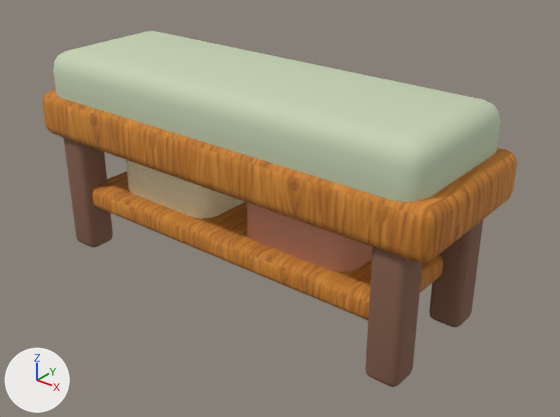
The Blender file assets-source/blender/bench.blend: old version first, new version second.
The view is the same before and after, from a 50 mm lens placed at (1.037, -1.209, 0.95), pointed at (0.062, 0.009, 0.195). Arrows for +X, +Y and +Z are at lower left; the lights stay in place. The picture after the commit comes second.

Before the edit, the objects in view are built like this:
```python
ob_bench_connected_seat_frame = bpy.data.objects.new('bench_connected_seat_frame', me_cube_155)
ob_bench_connected_seat_frame.location = (0.0, 0.0, 0.343)
ob_bench_leg = bpy.data.objects.new('bench_leg', me_cube_158)
ob_bench_leg.location = (-0.44, -0.126, 0.172)
ob_bench_leg_002 = bpy.data.objects.new('bench_leg.002', me_cube_160)
ob_bench_leg_002.location = (0.44, -0.126, 0.172)
ob_bench_leg_003 = bpy.data.objects.new('bench_leg.003', me_cube_161)
ob_bench_leg_003.location = (0.44, 0.126, 0.172)
ob_bench_lower_shelf = bpy.data.objects.new('bench_lower_shelf', me_cube_157)
ob_bench_lower_shelf.location = (0.0, 0.0, 0.14)
ob_bench_storage_basket = bpy.data.objects.new('bench_storage_basket', me_cube_162)
ob_bench_storage_basket.location = (-0.2, 0.0, 0.213)
ob_bench_storage_basket_001 = bpy.data.objects.new('bench_storage_basket.001', me_cube_163)
ob_bench_storage_basket_001.location = (0.18, 0.0, 0.213)
ob_bench_textured_cushion = bpy.data.objects.new('bench_textured_cushion', me_cube_156)
ob_bench_textured_cushion.location = (0.0, 0.0, 0.421)
ob_bench_textured_cushion.scale = (0.998, 1.0, 1.0)
```
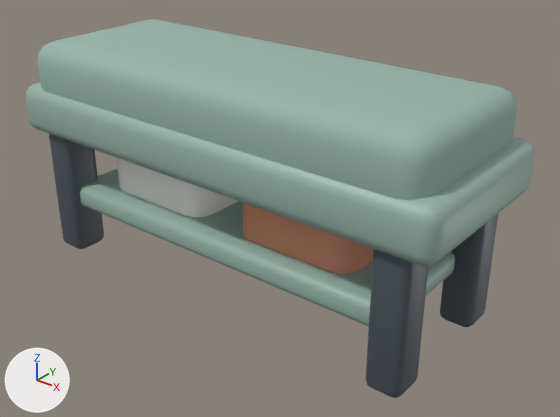
Where the newer file only moved an object's origin or applied its transform, the numbers keep the older frame.

What changed in the scene script:
```text
Change mat_wood_honey_textured:
    remove mat_wood_honey_textured.texture = img_handpainted_honey_oak_png
    add mat_wood_honey_textured.base_color = (0.32, 0.46, 0.4)  # grey #99b5aa
    mat_wood_honey_textured.roughness: 0.82 -> 0.47
Change mat_upholstery_textured:
    mat_upholstery_textured.base_color: (0.56, 0.65, 0.45) -> (0.32, 0.46, 0.4)  # pale green #c5d3b3 -> grey #99b5aa
Change mat_wood_dark:
    mat_wood_dark.base_color: (0.24, 0.12, 0.075) -> (0.07, 0.09, 0.11)  # brown #86614d -> greyish blue #4b555d
Change mat_linen_textured:
    remove mat_linen_textured.texture = img_handpainted_cream_linen_png
    add mat_linen_textured.base_color = (0.9, 0.9, 0.86)  # white #f3f3ef
    mat_linen_textured.roughness: 0.98 -> 0.94
Change me_cube_155:
    remove me_cube_155.from_pydata(...)  # 96 vertices, 98 faces; spans x -0.528..0.528, y -0.181..0.181, z -0.055..0.055
    add me_cube_155.from_pydata(...)  # 96 vertices, 98 faces; spans x -0.55..0.55, y -0.21..0.21, z 0.302..0.417
    me_cube_155 part 1: the whole mesh is scaled about its middle by (1.04, 1.16, 1.05), then moved by (0.0, 0.0, 0.36)
Change me_cube_156:
    used by ob_bench_textured_cushion; location = (0.0, 0.0, 0.421); scale = (0.998, 1.0, 1.0)
    remove me_cube_156.from_pydata(...)  # 96 vertices, 98 faces; spans x -0.495..0.495, y -0.168..0.168, z -0.075..0.075
    add me_cube_156.from_pydata(...)  # 96 vertices, 98 faces; spans x -0.515..0.515, y -0.195..0.195, z -0.058..0.099
    me_cube_156 part 2: the whole mesh is scaled about its middle by (1.04, 1.16, 1.05), then moved by (0.0, 0.0, 0.02)
Change me_cube_157:
    remove me_cube_157.from_pydata(...)  # 96 vertices, 98 faces; spans x -0.429..0.429, y -0.147..0.147, z -0.027..0.027
    add me_cube_157.from_pydata(...)  # 96 vertices, 98 faces; spans x -0.447..0.447, y -0.171..0.171, z 0.118..0.176
    me_cube_157 part 3: the whole mesh is scaled about its middle by (1.04, 1.16, 1.05), then moved by (0.0, 0.0, 0.147)
Change me_cube_158:
    remove me_cube_158.from_pydata(...)  # 96 vertices, 98 faces; spans x -0.038..0.038, y -0.038..0.038, z -0.172..0.172
    add me_cube_158.from_pydata(...)  # 96 vertices, 98 faces; spans x -0.497..-0.419, y -0.19..-0.103, z 0.0..0.36
    me_cube_158 part 4: the whole mesh is scaled about its middle by (1.04, 1.16, 1.05), then moved by (-0.458, -0.147, 0.18)
Change me_cube_160:
    remove me_cube_160.from_pydata(...)  # 96 vertices, 98 faces; spans x -0.038..0.038, y -0.038..0.038, z -0.172..0.172
    add me_cube_160.from_pydata(...)  # 96 vertices, 98 faces; spans x 0.419..0.497, y -0.19..-0.103, z 0.0..0.36
    me_cube_160 part 5: the whole mesh is scaled about its middle by (1.04, 1.16, 1.05), then moved by (0.458, -0.147, 0.18)
Change me_cube_161:
    remove me_cube_161.from_pydata(...)  # 96 vertices, 98 faces; spans x -0.038..0.038, y -0.038..0.038, z -0.172..0.172
    add me_cube_161.from_pydata(...)  # 96 vertices, 98 faces; spans x 0.419..0.497, y 0.103..0.19, z 0.0..0.36
    me_cube_161 part 6: the whole mesh is scaled about its middle by (1.04, 1.16, 1.05), then moved by (0.458, 0.147, 0.18)
Change me_cube_162:
    remove me_cube_162.from_pydata(...)  # 96 vertices, 98 faces; spans x -0.14..0.14, y -0.105..0.105, z -0.1..0.1
    add me_cube_162.from_pydata(...)  # 96 vertices, 98 faces; spans x -0.354..-0.062, y -0.122..0.122, z 0.119..0.328
    me_cube_162 part 7: the whole mesh is scaled about its middle by (1.04, 1.16, 1.05), then moved by (-0.208, 0.0, 0.223)
Change me_cube_163:
    remove me_cube_163.from_pydata(...)  # 96 vertices, 98 faces; spans x -0.14..0.14, y -0.105..0.105, z -0.1..0.1
    add me_cube_163.from_pydata(...)  # 96 vertices, 98 faces; spans x 0.042..0.333, y -0.122..0.122, z 0.119..0.328
    me_cube_163 part 8: the whole mesh is scaled about its middle by (1.04, 1.16, 1.05), then moved by (0.188, 0.0, 0.223)
Change ob_bench_connected_seat_frame:
    ob_bench_connected_seat_frame.location: (0.0, 0.0, 0.343) -> (0.0, 0.0, 0.0)
Change ob_bench_lower_shelf:
    ob_bench_lower_shelf.location: (0.0, 0.0, 0.14) -> (0.0, 0.0, 0.0)
Change ob_bench_leg:
    ob_bench_leg.location: (-0.44, -0.126, 0.172) -> (0.0, 0.0, 0.0)
Change ob_bench_leg_002:
    ob_bench_leg_002.location: (0.44, -0.126, 0.172) -> (0.0, 0.0, 0.0)
Change ob_bench_leg_003:
    ob_bench_leg_003.location: (0.44, 0.126, 0.172) -> (0.0, 0.0, 0.0)
Change ob_bench_storage_basket:
    ob_bench_storage_basket.location: (-0.2, 0.0, 0.213) -> (0.0, 0.0, 0.0)
Change ob_bench_storage_basket_001:
    ob_bench_storage_basket_001.location: (0.18, 0.0, 0.213) -> (0.0, 0.0, 0.0)
```

Location of each change, (x1, y1, x2, y2) in pixels of the pictures (560 x 417 px):
'bench_textured_cushion', recoloured, rescaled (7% wider)
    before: (53, 31, 501, 202)
    after: (38, 19, 517, 200)
'bench_connected_seat_frame', surface changed, rescaled (7% wider)
    before: (42, 89, 517, 263)
    after: (25, 82, 535, 266)
'bench_lower_shelf', surface changed, rescaled (7% wider, 6% taller)
    before: (92, 171, 443, 320)
    after: (80, 168, 455, 326)
'bench_leg.002', recoloured, rescaled (9% wider, 6% taller)
    before: (365, 247, 422, 387)
    after: (366, 249, 428, 398)
'bench_leg', recoloured, rescaled (10% wider)
    before: (63, 137, 113, 247)
    after: (49, 134, 104, 249)
'bench_leg.003', recoloured, rescaled (7% wider)
    before: (429, 220, 483, 327)
    after: (440, 214, 498, 327)
'bench_storage_basket.001', rescaled
    before: (246, 202, 373, 272)
    after: (243, 203, 373, 274)
'bench_storage_basket', surface changed, rescaled
    before: (126, 160, 244, 219)
    after: (117, 158, 238, 217)
